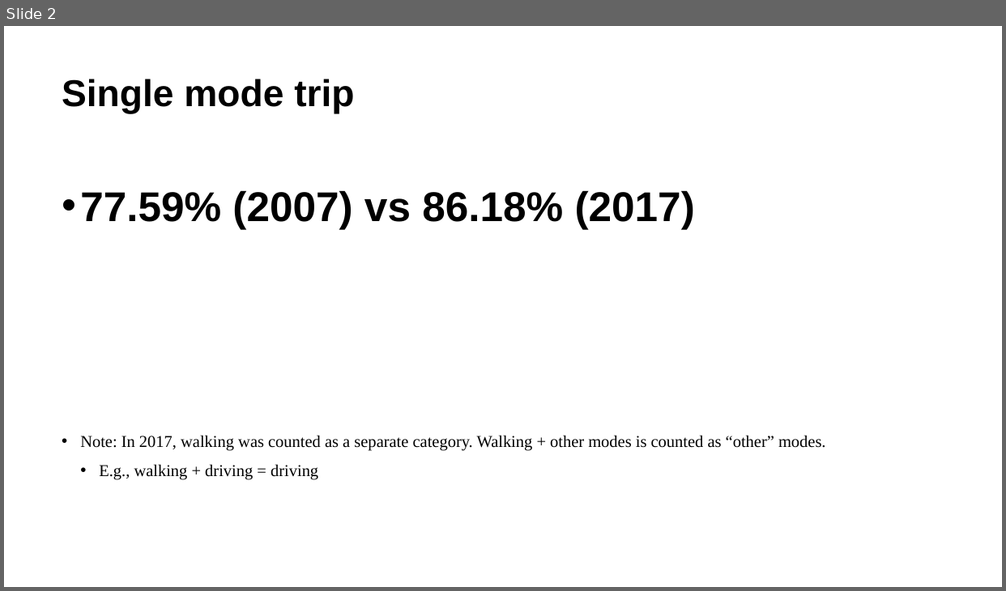
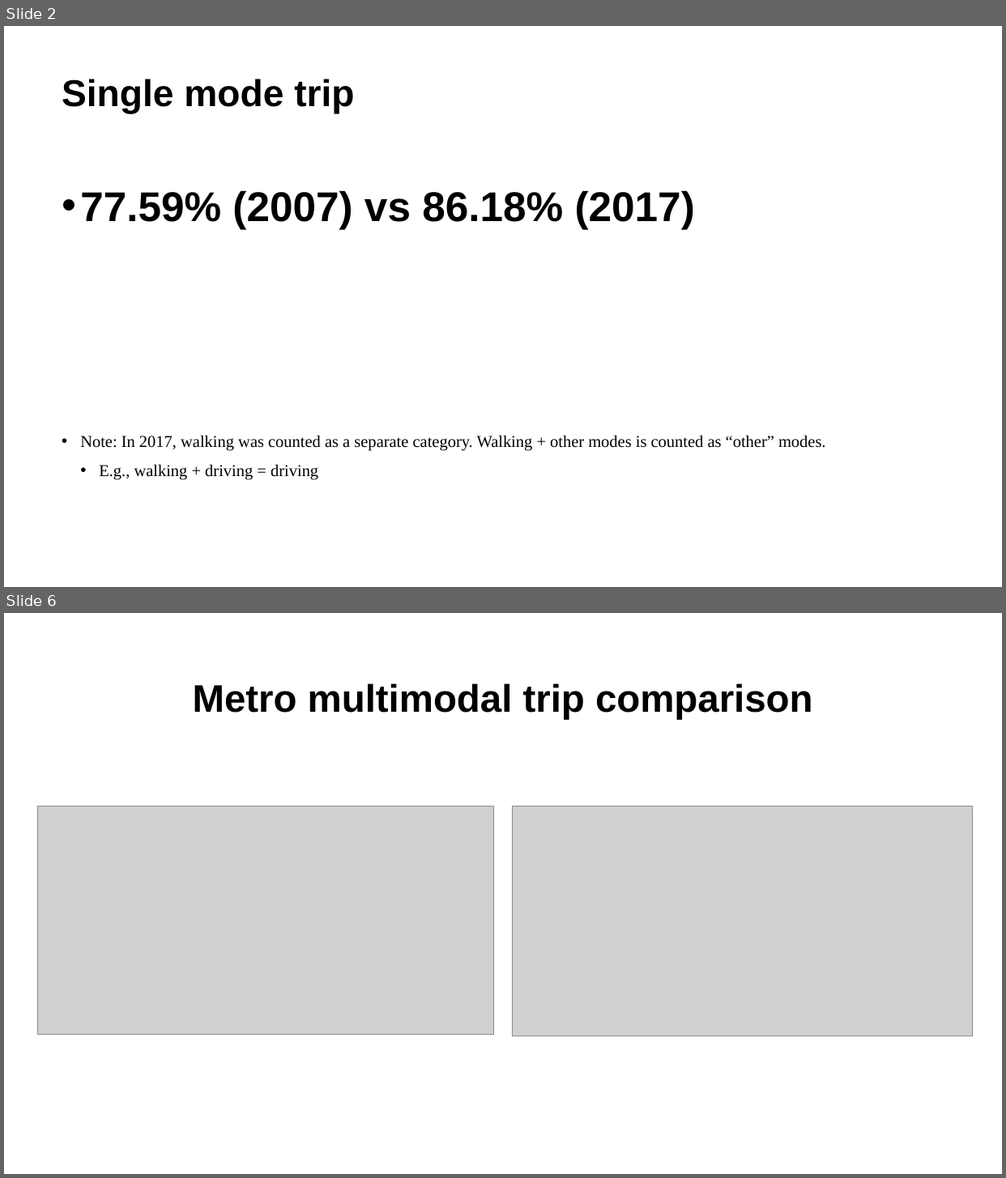
Before and after one commit to zyang91/Mexico-City-survey-comp, a slide deck: mexico city trip compa.pptx. Shown one above the other, each under a label of ours: slide 2 before the commit, slides 2 and 6 after it; the slides between them are not shown. The pictures are 1006x591 and 1006x1178 pixels, drawn with LibreOffice and Linux fonts; fonts in the diff are those of the drawing; grey boxes stand for pictures. Boxes give left, top, right and bottom in pixels: in the first picture for what was removed or moved away, otherwise in the second. Text is boxed around its words. In the diff, an @@ line names an element or a change of style, - is before the commit and + after.

```diff
--- a/mexico city trip compa.pptx
+++ b/mexico city trip compa.pptx
@@ slide 6 added at (x1=4, y1=613, x2=1002, y2=1174), background #FFFFFF @@
@@ title added at (x1=193, y1=683, x2=813, y2=720), 37 pt, text #000000, bold @@
+Metro multimodal trip comparison
@@ picture added at (x1=38, y1=806, x2=493, y2=1033) @@
@@ picture added at (x1=513, y1=806, x2=973, y2=1037) @@
```
Also in this commit, not shown: 3 slides changed, 3 other slides added, 12 other files.
